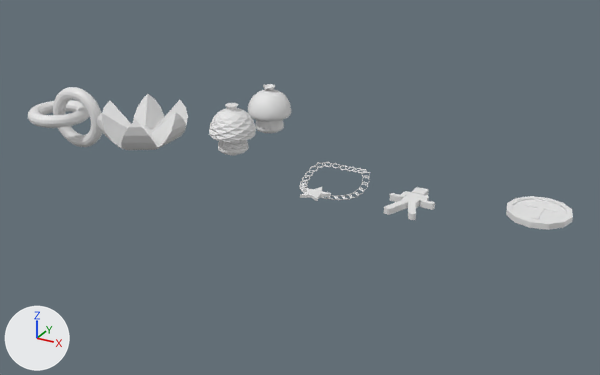
The Blender file Asset files and test/treasure objects.blend, before and after one commit.
One viewpoint serves both versions: a 50 mm camera at (24.26, -23.68, 10.91) aimed at (11.63, -0.72, -0.57). The lights are fixed; the arrows at lower left show +X, +Y and +Z.

The scene before the commit, as lines of its bpy script (objects in view):
```python
ob_beziercurve_001 = bpy.data.objects.new('BezierCurve.001', cu_beziercurve_001)
ob_beziercurve_001.location = (8.87, 1.92, 1.18)
ob_beziercurve_001.rotation_euler = (0.0, -1.571, 0.0)  # degrees (0, -90, 0)
ob_torus = bpy.data.objects.new('Torus', me_torus)
ob_torus.location = (0.0, 0.0, 0.0)
ob_torus_001 = bpy.data.objects.new('Torus.001', me_torus_001)
ob_torus_001.location = (1.0, 0.0, 0.0)
ob_torus_001.rotation_euler = (-1.571, 0.0, 0.0)  # degrees (-90, 0, 0)
# also in view: 'Cube' at (15.84, -1.39, -0.02); 'Cylinder.002' at (19.57, 0.0, 0.0); 'BezierCurve' at (8.87, -0.61, 1.02); 'Sphere.000' at (4.87, -0.61, 0.52); 'Cylinder' at (12.87, -0.79, -0.1)
```
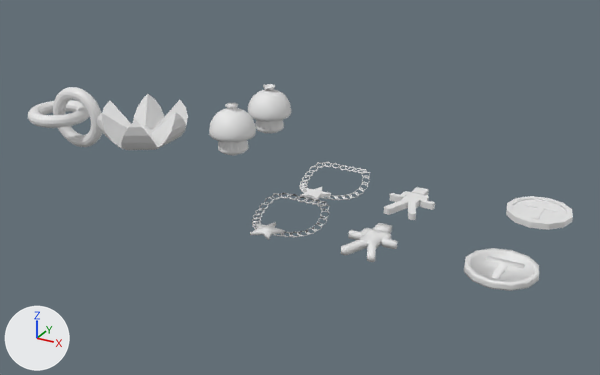
Boxes [x1, y1, x2, y2] around the edits, measured in the pictures (600 x 375 px):
'Cylinder.005', added
    after: [464, 248, 539, 291]
'Cube.003', added
    after: [341, 223, 397, 262]
'Cylinder.004', added
    after: [250, 192, 329, 240]

Edits to the bpy script that builds the scene:
```text
Add me_cylinder_005:
    me_cylinder_005.from_pydata(...)  # 116 vertices, 104 faces; spans x -1.0..1.0, y -1.0..1.0, z -0.09..0.09
    me_cylinder_005.polygons.foreach_set('use_smooth', [True] * 104)
Add me_cube_000:
    me_cube_000.from_pydata(...)  # 182 vertices, 126 faces; spans x -0.75..0.75, y -1.78..0.21, z -0.1..0.1
    me_cube_000.polygons.foreach_set('use_smooth', [True] * 126)
Add me_cylinder_001:
    me_cylinder_001.from_pydata(...)  # 308 vertices, 300 faces; spans x -1.19..1.18, y -1.8..1.18, z -0.23..0.24
    me_cylinder_001.polygons.foreach_set('use_smooth', [True] * 300)
Add ob_cylinder_005:
    ob_cylinder_005 = bpy.data.objects.new('Cylinder.005', me_cylinder_005)
    ob_cylinder_005.location = (19.57, -4.0, 0.0)
Add ob_cube_003:
    ob_cube_003 = bpy.data.objects.new('Cube.003', me_cube_000)
    ob_cube_003.location = (15.84, -3.37, -0.02)
Add ob_cylinder_004:
    ob_cylinder_004 = bpy.data.objects.new('Cylinder.004', me_cylinder_001)
    ob_cylinder_004.location = (12.87, -3.65, -0.1)
```
